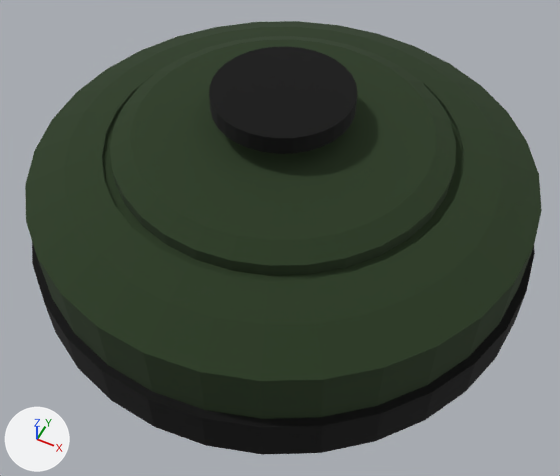
What one commit did to the glTF model assets/mine/mine.gltf.
Both versions are drawn from a 50 mm camera at (0.505, -1.024, 1.231) aimed at (0.041, -0.094, 0.069). Lighting does not change. The marker at lower left points along +X, +Y and +Z. The first picture is the older version. Vertices at exactly the same position are counted once.

The first picture shows 'mine'.
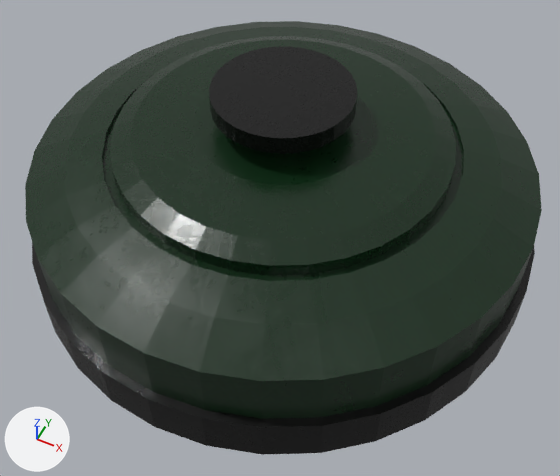
Edits to the bpy script that builds the scene:
```text
Add img_plastic009_1k_jpg_color:
    img_plastic009_1k_jpg_color = load_image('Plastic009_1K-JPG_Color', 'Plastic009_1K-JPG_Color.jpg', 1024, 1024, 'sRGB')
Add img_plastic009_1k_jpg_normalgl:
    img_plastic009_1k_jpg_normalgl = load_image('Plastic009_1K-JPG_NormalGL', 'Plastic009_1K-JPG_NormalGL.jpg', 1024, 1024, 'Non-Color')
Add img_plastic009_1k_jpg_roughness:
    img_plastic009_1k_jpg_roughness = load_image('Plastic009_1K-JPG_Roughness', 'Plastic009_1K-JPG_Roughness.png', 1024, 1024, 'Non-Color')
Add mat_material_003:
    mat_material_003 = bpy.data.materials.new('Material.003')
    # uses the picture img_plastic009_1k_jpg_color
    # uses the picture img_plastic009_1k_jpg_normalgl
    # uses the picture img_plastic009_1k_jpg_roughness
Add mat_material_004:
    mat_material_004 = bpy.data.materials.new('Material.004')
    # colours: black #000000
    # uses the picture img_plastic009_1k_jpg_normalgl
    # uses the picture img_plastic009_1k_jpg_roughness
Change me_cylinder:
    where me_cylinder.from_pydata(...)  # 544 vertices, 1076 faces; spans x -0.517..0.517, y -0.517..0.517, z -0.037..0.359
    used by ob_mine; location = (0.0, 0.0, 0.0)
    me_cylinder part 1: all 572 faces that had it switch from mat_material (dark green #283a20) to mat_material_003
    me_cylinder part 2: all 504 faces that had it switch from mat_material_001 (black #000000) to mat_material_004
```

Pixel boxes (x1, y1, x2, y2) of what changed, in the pictures (560 x 476 px):
part 1 of me_cylinder, recoloured
    both: (34, 21, 533, 419)
part 2 of me_cylinder, recoloured
    both: (32, 46, 535, 420)
